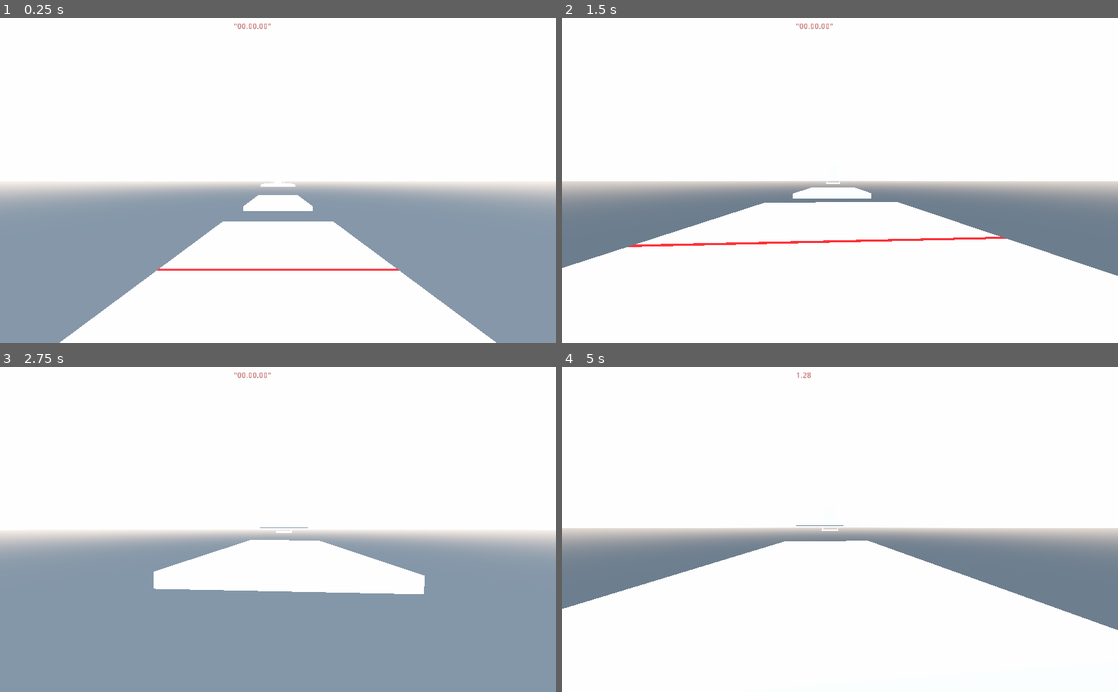
Above: before the commit, frames 1-4 (two rows, left to right).
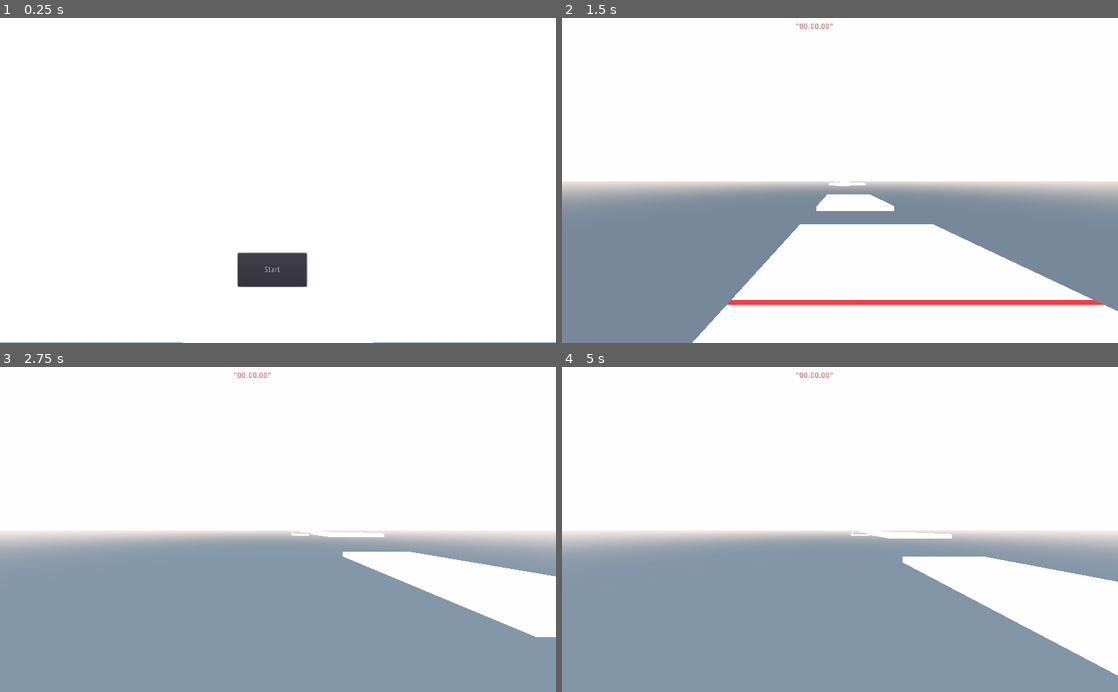
Above: after the commit, the same moments.

Repository: Orrickl/Godot3dgame2024
Game: Godot game, scene res://Level.tscn
Same seed, same stepped clock (60 frames per second), same inputs: the game is played once before the commit and once after it.
Inputs (mouse positions are in pixels of both pictures, inside the frame that each line leads up to):
- Up to frame 1 (0.25 s): no input
- Up to frame 2 (1.5 s): click (834, 271) at 0.5 s, where only the run after the commit has a clickable "Start"; move the mouse to (867, 180) at 1.27 s; hold W (forward) from 1.28 s (still down)
- Up to frame 3 (2.75 s): keep holding W (forward); tap Space (jump) at 1.52, 2.27 s; move the mouse to (250, 529) at 2.02 s
- Up to frame 4 (5 s): keep holding W (forward); move the mouse to (851, 523) at 2.77 s; move the mouse to (834, 536) at 3.52 s; tap Space (jump) at 3.77, 4.52 s; move the mouse to (878, 532) at 4.27 s

The runs differ from the first frame. In frame 1, 32% of the frame differs, in the area x 0-100%, y 1-100%; in frame 2, 16%; in frame 3, 9.8%; in frame 4, 45%.

Commit message:
attempt start

Diff:
--- a/CameraJoint.gd
+++ b/CameraJoint.gd
@@ -1,12 +1,16 @@
 extends SpringArm
 
-export var mouse_sensitivity := 0.05
+export var mouse_sensitivity := 0
 
+var playing := false
 
 
 func _ready() -> void:
-	set_as_toplevel(true)
-	Input.set_mouse_mode(Input.MOUSE_MODE_CAPTURED)
+	if(playing):
+		set_as_toplevel(true)
+		Input.set_mouse_mode(Input.MOUSE_MODE_CAPTURED)
+		print("HI")
+
 
 
 func _unhandled_input(event: InputEvent) -> void:
@@ -16,3 +20,7 @@
 
 		rotation_degrees.y -= event.relative.x * mouse_sensitivity
 		rotation_degrees.y = wrapf(rotation_degrees.y, 0.0, 360.0)
+
+func _on_Button_pressed():
+	playing = true
+	mouse_sensitivity = 0.05
--- a/Level.tscn
+++ b/Level.tscn
@@ -1,8 +1,12 @@
-[gd_scene load_steps=20 format=2]
+[gd_scene load_steps=23 format=2]
 
 [ext_resource path="res://timer.gd" type="Script" id=1]
 [ext_resource path="res://Player.gd" type="Script" id=2]
 [ext_resource path="res://CameraJoint.gd" type="Script" id=3]
+[ext_resource path="res://startscreen.gd" type="Script" id=4]
+[ext_resource path="res://start_button.gd" type="Script" id=5]
+
+[sub_resource type="QuadMesh" id=22]
 
 [sub_resource type="CapsuleShape" id=5]
 radius = 1.46669
@@ -54,60 +58,9 @@
 
 [node name="Level" type="Spatial"]
 
-[node name="player" type="KinematicBody" parent="."]
-transform = Transform( -4.37114e-08, 0, -1, 0, 1, 0, 1, 0, -4.37114e-08, 0, 12.8113, 0 )
-script = ExtResource( 2 )
-
-[node name="PlayerShape" type="CollisionShape" parent="player"]
-transform = Transform( 1, 0, 0, 0, -4.37114e-08, -1, 0, 1, -4.37114e-08, 0.186397, 2.87529, 0.416956 )
-shape = SubResource( 5 )
-
-[node name="MeshInstance" type="MeshInstance" parent="player/PlayerShape"]
-transform = Transform( -6.11959e-09, -0.14, 0, -0.14, 6.11959e-09, -1.5299e-08, 1.22392e-08, -5.34992e-16, -0.175, -2.49989, 6.00535, 23.25 )
-
-[node name="PlayerArea" type="Area" parent="player"]
-transform = Transform( 1, 0, 0, 0, -4.37114e-08, -1, 0, 1, -4.37114e-08, 0, 2, 0 )
-
-[node name="CollisionShape" type="CollisionShape" parent="player/PlayerArea"]
-transform = Transform( 1, 0, 0, 0, 1, 0, 0, 0, 1, 0.216282, 0.454979, -0.721115 )
-shape = SubResource( 20 )
-
-[node name="SpringArm" type="SpringArm" parent="player"]
-physics_interpolation_mode = 1
-transform = Transform( 1, 0, 0, 0, 0.1, 0, 0, 0, 1, 0.167952, 4.75428, 0 )
-spring_length = 0.0
-margin = 0.2
-script = ExtResource( 3 )
-
-[node name="Camera" type="ClippedCamera" parent="player/SpringArm"]
-transform = Transform( 1, 0, 0, 0, 10, 0, 0, 0, 1, 0, 5, 0 )
-fov = 100.0
-far = 2222.0
-
-[node name="Start" type="Position3D" parent="player"]
-transform = Transform( -4.37114e-08, 0, 1, 0, 1, 0, -1, 0, -4.37114e-08, -3.67415e-07, -6.23266, -8.40547 )
-
-[node name="start platform" type="StaticBody" parent="."]
-transform = Transform( 1.5, 0, 0, 0, 1, 0, 0, 0, 1, 14.555, -1, 0 )
-
-[node name="CollisionShape" type="CollisionShape" parent="start platform"]
-transform = Transform( 1, 0, 0, 0, 1, 0, 0, 0, 1, 0, 2.64429, 0 )
-shape = SubResource( 3 )
-
-[node name="MeshInstance" type="MeshInstance" parent="start platform"]
-mesh = SubResource( 4 )
-material/0 = SubResource( 16 )
-
-[node name="start_line" type="StaticBody" parent="start platform"]
-transform = Transform( 0.133333, 0, 0, 0, 0.001, 0, 0, 0, 15, 1.67733, 1, 0 )
-
-[node name="start_line_collision" type="CollisionShape" parent="start platform/start_line"]
-shape = SubResource( 7 )
-
-[node name="start_line_mesh" type="MeshInstance" parent="start platform/start_line"]
-mesh = SubResource( 9 )
-
-[node name="timer" type="Label" parent="."]
+[node name="2D" type="Node" parent="."]
+
+[node name="timer" type="Label" parent="2D"]
 margin_left = 431.0
 margin_top = 9.0
 margin_right = 499.0
@@ -116,152 +69,225 @@
 text = "\"00.00.00\""
 script = ExtResource( 1 )
 
-[node name="Start" type="Area" parent="."]
+[node name="MeshInstance2D" type="MeshInstance2D" parent="2D"]
+position = Vector2( 512, 300.5 )
+scale = Vector2( 1024, 597 )
+mesh = SubResource( 22 )
+script = ExtResource( 4 )
+
+[node name="Button" type="Button" parent="2D"]
+margin_left = 438.0
+margin_top = 434.0
+margin_right = 565.0
+margin_bottom = 496.0
+text = "Start"
+script = ExtResource( 5 )
+
+[node name="3D" type="Node" parent="."]
+
+[node name="player" type="KinematicBody" parent="3D"]
+transform = Transform( -4.37114e-08, 0, -1, 0, 1, 0, 1, 0, -4.37114e-08, 0, 12.8113, 0 )
+script = ExtResource( 2 )
+
+[node name="PlayerShape" type="CollisionShape" parent="3D/player"]
+transform = Transform( 1, 0, 0, 0, -4.37114e-08, -1, 0, 1, -4.37114e-08, 0.186397, 2.87529, 0.416956 )
+shape = SubResource( 5 )
+
+[node name="MeshInstance" type="MeshInstance" parent="3D/player/PlayerShape"]
+transform = Transform( -6.11959e-09, -0.14, 0, -0.14, 6.11959e-09, -1.5299e-08, 1.22392e-08, -5.34992e-16, -0.175, -2.49989, 6.00535, 23.25 )
+
+[node name="PlayerArea" type="Area" parent="3D/player"]
+transform = Transform( 1, 0, 0, 0, -4.37114e-08, -1, 0, 1, -4.37114e-08, 0, 2, 0 )
+
+[node name="CollisionShape" type="CollisionShape" parent="3D/player/PlayerArea"]
+transform = Transform( 1, 0, 0, 0, 1, 0, 0, 0, 1, 0.216282, 0.454979, -0.721115 )
+shape = SubResource( 20 )
+
+[node name="SpringArm" type="SpringArm" parent="3D/player"]
+physics_interpolation_mode = 1
+transform = Transform( 1, 0, 0, 0, 0.1, 0, 0, 0, 1, 0.167952, 4.75428, 0 )
+spring_length = 0.0
+margin = 0.2
+script = ExtResource( 3 )
+
+[node name="Camera" type="ClippedCamera" parent="3D/player/SpringArm"]
+transform = Transform( 1, 0, 0, 0, 10, 0, 0, 0, 1, 0, 5, 0 )
+fov = 100.0
+far = 2222.0
+
+[node name="Start" type="Position3D" parent="3D/player"]
+transform = Transform( -4.37114e-08, 0, 1, 0, 1, 0, -1, 0, -4.37114e-08, -3.67415e-07, -6.23266, -8.40547 )
+
+[node name="start platform" type="StaticBody" parent="3D"]
+transform = Transform( 1.5, 0, 0, 0, 1, 0, 0, 0, 1, 14.555, -1, 0 )
+
+[node name="CollisionShape" type="CollisionShape" parent="3D/start platform"]
+transform = Transform( 1, 0, 0, 0, 1, 0, 0, 0, 1, 0, 2.64429, 0 )
+shape = SubResource( 3 )
+
+[node name="MeshInstance" type="MeshInstance" parent="3D/start platform"]
+mesh = SubResource( 4 )
+material/0 = SubResource( 16 )
+
+[node name="start_line" type="StaticBody" parent="3D/start platform"]
+transform = Transform( 0.133333, 0, 0, 0, 0.001, 0, 0, 0, 15, 1.67733, 1, 0 )
+
+[node name="start_line_collision" type="CollisionShape" parent="3D/start platform/start_line"]
+shape = SubResource( 7 )
+
+[node name="start_line_mesh" type="MeshInstance" parent="3D/start platform/start_line"]
+mesh = SubResource( 9 )
+
+[node name="Start" type="Area" parent="3D"]
 transform = Transform( 1, 0, 0, 0, 1, 0, 0, 0, 1, 17.0752, 8.18452, 0 )
 
-[node name="CollisionShape" type="CollisionShape" parent="Start"]
+[node name="CollisionShape" type="CollisionShape" parent="3D/Start"]
 transform = Transform( 1, 0, 0, 0, 1, 0, 0, 0, 1, 0.5058, 0.605266, 0 )
 shape = SubResource( 10 )
 
-[node name="Platforms" type="Spatial" parent="."]
-
-[node name="plat1" type="StaticBody" parent="Platforms"]
+[node name="Platforms" type="Spatial" parent="3D"]
+
+[node name="plat1" type="StaticBody" parent="3D/Platforms"]
 transform = Transform( 1.5, 0, 0, 0, 1, 0, 0, 0, 1, 81.1048, -1, 0 )
 
-[node name="CollisionShape" type="CollisionShape" parent="Platforms/plat1"]
-transform = Transform( 1, 0, 0, 0, 1, 0, 0, 0, 1, -0.0973396, 2.64429, -0.0227585 )
-shape = SubResource( 3 )
-
-[node name="MeshInstance" type="MeshInstance" parent="Platforms/plat1"]
-mesh = SubResource( 4 )
-material/0 = SubResource( 16 )
-
-[node name="plat2" type="StaticBody" parent="Platforms"]
+[node name="CollisionShape" type="CollisionShape" parent="3D/Platforms/plat1"]
+transform = Transform( 1, 0, 0, 0, 1, 0, 0, 0, 1, -0.0973396, 2.64429, -0.0227585 )
+shape = SubResource( 3 )
+
+[node name="MeshInstance" type="MeshInstance" parent="3D/Platforms/plat1"]
+mesh = SubResource( 4 )
+material/0 = SubResource( 16 )
+
+[node name="plat2" type="StaticBody" parent="3D/Platforms"]
 transform = Transform( 1.5, 0, 0, 0, 1, 0, 0, 0, 1, 140.881, 6.73663, 0 )
 
-[node name="CollisionShape" type="CollisionShape" parent="Platforms/plat2"]
-transform = Transform( 1, 0, 0, 0, 1, 0, 0, 0, 1, -0.0973396, 2.64429, -0.0227585 )
-shape = SubResource( 3 )
-
-[node name="MeshInstance" type="MeshInstance" parent="Platforms/plat2"]
-mesh = SubResource( 4 )
-material/0 = SubResource( 16 )
-
-[node name="Spatial" type="Spatial" parent="Platforms"]
-
-[node name="plat3" type="StaticBody" parent="Platforms/Spatial"]
+[node name="CollisionShape" type="CollisionShape" parent="3D/Platforms/plat2"]
+transform = Transform( 1, 0, 0, 0, 1, 0, 0, 0, 1, -0.0973396, 2.64429, -0.0227585 )
+shape = SubResource( 3 )
+
+[node name="MeshInstance" type="MeshInstance" parent="3D/Platforms/plat2"]
+mesh = SubResource( 4 )
+material/0 = SubResource( 16 )
+
+[node name="Spatial" type="Spatial" parent="3D/Platforms"]
+
+[node name="plat3" type="StaticBody" parent="3D/Platforms/Spatial"]
 transform = Transform( 1.5, 0, 0, 0, 1, 0, 0, 0, 0.4, 197.415, 6.73663, 0 )
 
-[node name="CollisionShape" type="CollisionShape" parent="Platforms/Spatial/plat3"]
-transform = Transform( 1, 0, 0, 0, 1, 0, 0, 0, 1, -0.0973396, 2.64429, -0.0227585 )
-shape = SubResource( 3 )
-
-[node name="MeshInstance" type="MeshInstance" parent="Platforms/Spatial/plat3"]
-mesh = SubResource( 4 )
-material/0 = SubResource( 16 )
-
-[node name="plat4" type="StaticBody" parent="Platforms/Spatial"]
+[node name="CollisionShape" type="CollisionShape" parent="3D/Platforms/Spatial/plat3"]
+transform = Transform( 1, 0, 0, 0, 1, 0, 0, 0, 1, -0.0973396, 2.64429, -0.0227585 )
+shape = SubResource( 3 )
+
+[node name="MeshInstance" type="MeshInstance" parent="3D/Platforms/Spatial/plat3"]
+mesh = SubResource( 4 )
+material/0 = SubResource( 16 )
+
+[node name="plat4" type="StaticBody" parent="3D/Platforms/Spatial"]
 transform = Transform( 10, 0, 0, 0, 2, 0, 0, 0, 6, 205, 19.9033, 0 )
 
-[node name="CollisionShape" type="CollisionShape" parent="Platforms/Spatial/plat4"]
-transform = Transform( 1, 0, 0, 0, 4.5, 0, 0, 0, 1, 0, -1.59348, 0 )
-shape = SubResource( 13 )
-
-[node name="MeshInstance" type="MeshInstance" parent="Platforms/Spatial/plat4/CollisionShape"]
-mesh = SubResource( 15 )
-
-[node name="Spatial2" type="Spatial" parent="Platforms"]
+[node name="CollisionShape" type="CollisionShape" parent="3D/Platforms/Spatial/plat4"]
+transform = Transform( 1, 0, 0, 0, 4.5, 0, 0, 0, 1, 0, -1.59348, 0 )
+shape = SubResource( 13 )
+
+[node name="MeshInstance" type="MeshInstance" parent="3D/Platforms/Spatial/plat4/CollisionShape"]
+mesh = SubResource( 15 )
+
+[node name="Spatial2" type="Spatial" parent="3D/Platforms"]
 transform = Transform( -1, 8.74228e-08, 0, 8.74228e-08, 1, 8.74228e-08, 7.64274e-15, 8.74228e-08, -1, 455, 0, 0 )
 
-[node name="plat3" type="StaticBody" parent="Platforms/Spatial2"]
+[node name="plat3" type="StaticBody" parent="3D/Platforms/Spatial2"]
 transform = Transform( 1.5, 0, 0, 0, 1, 0, 0, 0, 0.4, 197.415, 6.73663, 0 )
 
-[node name="CollisionShape" type="CollisionShape" parent="Platforms/Spatial2/plat3"]
-transform = Transform( 1, 0, 0, 0, 1, 0, 0, 0, 1, -0.0973396, 2.64429, -0.0227585 )
-shape = SubResource( 3 )
-
-[node name="MeshInstance" type="MeshInstance" parent="Platforms/Spatial2/plat3"]
-mesh = SubResource( 4 )
-material/0 = SubResource( 16 )
-
-[node name="plat4" type="StaticBody" parent="Platforms/Spatial2"]
+[node name="CollisionShape" type="CollisionShape" parent="3D/Platforms/Spatial2/plat3"]
+transform = Transform( 1, 0, 0, 0, 1, 0, 0, 0, 1, -0.0973396, 2.64429, -0.0227585 )
+shape = SubResource( 3 )
+
+[node name="MeshInstance" type="MeshInstance" parent="3D/Platforms/Spatial2/plat3"]
+mesh = SubResource( 4 )
+material/0 = SubResource( 16 )
+
+[node name="plat4" type="StaticBody" parent="3D/Platforms/Spatial2"]
 transform = Transform( 10, 0, 0, 0, 2, 0, 0, 0, 6, 205, 19.9033, 0 )
 
-[node name="CollisionShape" type="CollisionShape" parent="Platforms/Spatial2/plat4"]
-transform = Transform( 1, 0, 0, 0, 4.5, 0, 0, 0, 1, 0, -1.59348, 0 )
-shape = SubResource( 13 )
-
-[node name="MeshInstance" type="MeshInstance" parent="Platforms/Spatial2/plat4/CollisionShape"]
-mesh = SubResource( 15 )
-
-[node name="Fin" type="Spatial" parent="."]
+[node name="CollisionShape" type="CollisionShape" parent="3D/Platforms/Spatial2/plat4"]
+transform = Transform( 1, 0, 0, 0, 4.5, 0, 0, 0, 1, 0, -1.59348, 0 )
+shape = SubResource( 13 )
+
+[node name="MeshInstance" type="MeshInstance" parent="3D/Platforms/Spatial2/plat4/CollisionShape"]
+mesh = SubResource( 15 )
+
+[node name="Fin" type="Spatial" parent="3D"]
 transform = Transform( 1, 0, 0, 0, 1, 0, 0, 0, 1, -82, 0, 0 )
 
-[node name="Finish" type="Area" parent="Fin"]
+[node name="Finish" type="Area" parent="3D/Fin"]
 transform = Transform( 1, 0, 0, 0, 1, 0, 0, 0, 1, 393.698, 9.44165, 0 )
 
-[node name="CollisionShape" type="CollisionShape" parent="Fin/Finish"]
+[node name="CollisionShape" type="CollisionShape" parent="3D/Fin/Finish"]
 transform = Transform( 1, 0, 0, 0, 1, 0, 0, 0, 1, -0.015686, 0.405303, 0 )
 shape = SubResource( 12 )
 
-[node name="RigidBody" type="StaticBody" parent="Fin"]
+[node name="RigidBody" type="StaticBody" parent="3D/Fin"]
 transform = Transform( 1, 0, 0, 0, 1, 0, 0, 0, 1, 394, 14.4531, 0 )
 
-[node name="CollisionShape" type="CollisionShape" parent="Fin/RigidBody"]
+[node name="CollisionShape" type="CollisionShape" parent="3D/Fin/RigidBody"]
 transform = Transform( 1, 0, 0, 0, 0.3, 0, 0, 0, 15, 0, -0.489947, 0 )
 shape = SubResource( 13 )
 
-[node name="MeshInstance" type="MeshInstance" parent="Fin/RigidBody/CollisionShape"]
+[node name="MeshInstance" type="MeshInstance" parent="3D/Fin/RigidBody/CollisionShape"]
 mesh = SubResource( 14 )
 
-[node name="RigidBody2" type="StaticBody" parent="Fin"]
+[node name="RigidBody2" type="StaticBody" parent="3D/Fin"]
 transform = Transform( 1, 0, 0, 0, 1.5, 0, 0, 0, 1, 394, 9.37612, 13.995 )
 
-[node name="CollisionShape" type="CollisionShape" parent="Fin/RigidBody2"]
-transform = Transform( 1, 0, 0, 0, 4.5, 0, 0, 0, 1, 0, -1.59348, 0 )
-shape = SubResource( 13 )
-
-[node name="MeshInstance" type="MeshInstance" parent="Fin/RigidBody2/CollisionShape"]
-mesh = SubResource( 15 )
-
-[node name="RigidBody3" type="StaticBody" parent="Fin"]
+[node name="CollisionShape" type="CollisionShape" parent="3D/Fin/RigidBody2"]
+transform = Transform( 1, 0, 0, 0, 4.5, 0, 0, 0, 1, 0, -1.59348, 0 )
+shape = SubResource( 13 )
+
+[node name="MeshInstance" type="MeshInstance" parent="3D/Fin/RigidBody2/CollisionShape"]
+mesh = SubResource( 15 )
+
+[node name="RigidBody3" type="StaticBody" parent="3D/Fin"]
 transform = Transform( 1, 0, 0, 0, 1.5, 0, 0, 0, 1, 394.003, 9.26554, -13.9938 )
 
-[node name="CollisionShape" type="CollisionShape" parent="Fin/RigidBody3"]
-transform = Transform( 1, 0, 0, 0, 4.5, 0, 0, 0, 1, 0, -1.59348, 0 )
-shape = SubResource( 13 )
-
-[node name="MeshInstance" type="MeshInstance" parent="Fin/RigidBody3/CollisionShape"]
-mesh = SubResource( 15 )
-
-[node name="Label3D" type="Label3D" parent="Fin"]
+[node name="CollisionShape" type="CollisionShape" parent="3D/Fin/RigidBody3"]
+transform = Transform( 1, 0, 0, 0, 4.5, 0, 0, 0, 1, 0, -1.59348, 0 )
+shape = SubResource( 13 )
+
+[node name="MeshInstance" type="MeshInstance" parent="3D/Fin/RigidBody3/CollisionShape"]
+mesh = SubResource( 15 )
+
+[node name="Label3D" type="Label3D" parent="3D/Fin"]
 transform = Transform( -8.74228e-07, 0, -1, 0, 20, 0, 20, 0, -4.37114e-08, 393.71, 14.5898, 0.163886 )
 text = "The End!
 "
 
-[node name="plat1" type="StaticBody" parent="Fin"]
+[node name="plat1" type="StaticBody" parent="3D/Fin"]
 transform = Transform( 1.5, 0, 0, 0, 1, 0, 0, 0, 1, 400.503, -0.794849, -0.0203581 )
 
-[node name="CollisionShape" type="CollisionShape" parent="Fin/plat1"]
-transform = Transform( 1, 0, 0, 0, 1, 0, 0, 0, 1, -0.0973396, 2.64429, -0.0227585 )
-shape = SubResource( 3 )
-
-[node name="MeshInstance" type="MeshInstance" parent="Fin/plat1"]
-mesh = SubResource( 4 )
-material/0 = SubResource( 16 )
-
-[node name="WorldEnvironment" type="WorldEnvironment" parent="."]
+[node name="CollisionShape" type="CollisionShape" parent="3D/Fin/plat1"]
+transform = Transform( 1, 0, 0, 0, 1, 0, 0, 0, 1, -0.0973396, 2.64429, -0.0227585 )
+shape = SubResource( 3 )
+
+[node name="MeshInstance" type="MeshInstance" parent="3D/Fin/plat1"]
+mesh = SubResource( 4 )
+material/0 = SubResource( 16 )
+
+[node name="WorldEnvironment" type="WorldEnvironment" parent="3D"]
 environment = SubResource( 18 )
 
-[node name="Killbox" type="Area" parent="."]
+[node name="Killbox" type="Area" parent="3D"]
 transform = Transform( 1, 0, 0, 0, 1, 0, 0, 0, 1, 0, -28.0305, 0 )
 
-[node name="CollisionShape" type="CollisionShape" parent="Killbox"]
+[node name="CollisionShape" type="CollisionShape" parent="3D/Killbox"]
 transform = Transform( 400, 0, 0, 0, 1, 0, 0, 0, 100, 201.22, -0.41362, -5.4954 )
 shape = SubResource( 21 )
 
-[connection signal="body_entered" from="Start" to="timer" method="_on_Start_body_entered"]
-[connection signal="body_entered" from="Fin/Finish" to="timer" method="_on_Finish_body_entered"]
-[connection signal="body_shape_exited" from="Fin/Finish" to="player" method="_on_Finish_body_shape_exited"]
-[connection signal="body_entered" from="Killbox" to="player" method="_on_Area_body_entered"]
-[connection signal="body_entered" from="Killbox" to="timer" method="_on_Area_body_entered"]
+[connection signal="pressed" from="2D/Button" to="3D/player" method="_on_Button_pressed"]
+[connection signal="pressed" from="2D/Button" to="3D/player/SpringArm" method="_on_Button_pressed"]
+[connection signal="pressed" from="2D/Button" to="2D/MeshInstance2D" method="_on_Button_pressed"]
+[connection signal="pressed" from="2D/Button" to="2D/Button" method="_on_Button_pressed"]
+[connection signal="body_entered" from="3D/Start" to="2D/timer" method="_on_Start_body_entered"]
+[connection signal="body_entered" from="3D/Fin/Finish" to="2D/timer" method="_on_Finish_body_entered"]
+[connection signal="body_shape_exited" from="3D/Fin/Finish" to="3D/player" method="_on_Finish_body_shape_exited"]
+[connection signal="body_entered" from="3D/Killbox" to="3D/player" method="_on_Area_body_entered"]
+[connection signal="body_entered" from="3D/Killbox" to="2D/timer" method="_on_Area_body_entered"]
--- a/Player.gd
+++ b/Player.gd
@@ -9,7 +9,7 @@
 export var speed := 30
 export var gravity := 50.0
 
-var playstate := 1
+var playstate := 0
 var _velocity := Vector3.ZERO
 var _snap_vector := Vector3.DOWN
 
@@ -56,3 +56,7 @@
 
 func _on_Finish_body_shape_exited(body_rid, body, body_shape_index, local_shape_index):
 	playstate = 0
+
+
+func _on_Button_pressed():
+	playstate = 1
--- a/project.godot
+++ b/project.godot
@@ -20,6 +20,13 @@
 
 [input]
 
+ui_accept={
+"deadzone": 0.5,
+"events": [ Object(InputEventKey,"resource_local_to_scene":false,"resource_name":"","device":0,"alt":false,"shift":false,"control":false,"meta":false,"command":false,"pressed":false,"scancode":16777221,"physical_scancode":0,"unicode":0,"echo":false,"script":null)
+, Object(InputEventKey,"resource_local_to_scene":false,"resource_name":"","device":0,"alt":false,"shift":false,"control":false,"meta":false,"command":false,"pressed":false,"scancode":16777222,"physical_scancode":0,"unicode":0,"echo":false,"script":null)
+, Object(InputEventJoypadButton,"resource_local_to_scene":false,"resource_name":"","device":0,"button_index":0,"pressure":0.0,"pressed":false,"script":null)
+ ]
+}
 jump={
 "deadzone": 0.5,
 "events": [ Object(InputEventKey,"resource_local_to_scene":false,"resource_name":"","device":0,"alt":false,"shift":false,"control":false,"meta":false,"command":false,"pressed":false,"scancode":0,"physical_scancode":32,"unicode":0,"echo":false,"script":null)
--- /dev/null
+++ b/start_button.gd
@@ -0,0 +1,16 @@
+extends Button
+
+
+# Declare member variables here. Examples:
+# var a = 2
+# var b = "text"
+
+
+# Called when the node enters the scene tree for the first time.
+func _ready():
+	pass
+
+
+func _on_Button_pressed():
+	visible = false
+	disabled = true
--- /dev/null
+++ b/startscreen.gd
@@ -0,0 +1,8 @@
+extends MeshInstance2D
+
+
+func _ready():
+	pass
+
+func _on_Button_pressed():
+	visible = false
Binary file added: d9bf9cce-ca40-40ca-a729-790a035ca73a.png
Not shown, added: d9bf9cce-ca40-40ca-a729-790a035ca73a.png.import
Not shown, added: images.jfif
